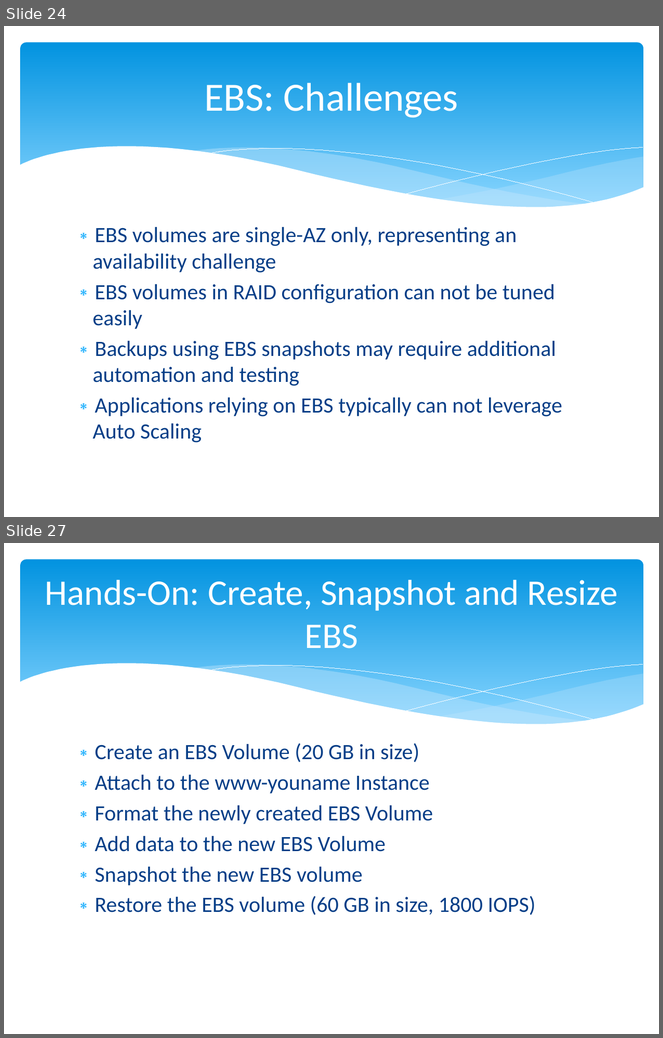
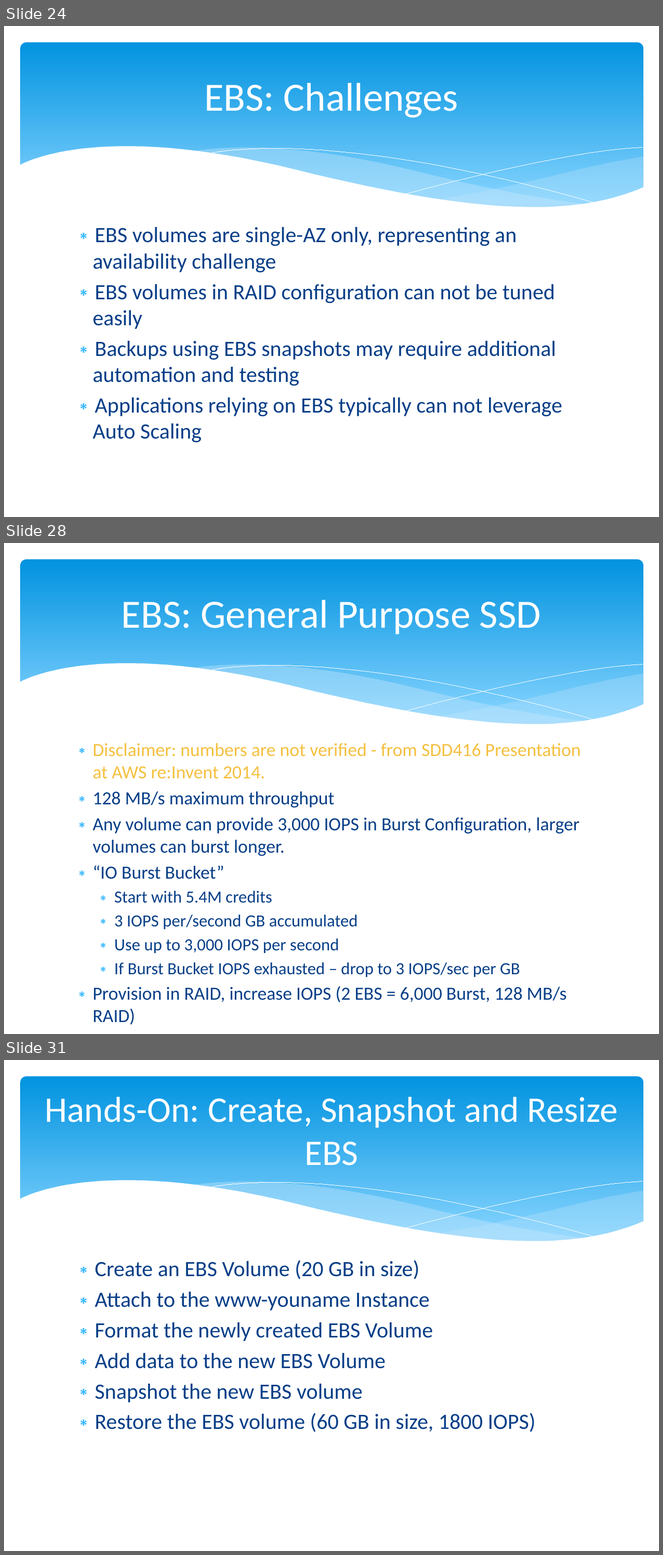
Before and after one commit to cloudavail/awstraining, a slide deck: aws-ec2/aws-ec2.pptx. Shown one above the other, each under a label of ours: slides 24 and 27 before the commit, slides 24, 28 and 31 after it; the slides between them are not shown. The pictures are 663x1038 and 663x1555 pixels, drawn with LibreOffice and Linux fonts; fonts in the diff are those of the drawing. Boxes give left, top, right and bottom in pixels: in the first picture for what was removed or moved away, otherwise in the second. Text is boxed around its words. In the diff, an @@ line names an element or a change of style, - is before the commit and + after.

```diff
--- a/aws-ec2/aws-ec2.pptx
+++ b/aws-ec2/aws-ec2.pptx
@@ slide 28 added at (4, 543, 659, 1034), background #FFFFFF; not listed: 6 template elements that a slide beside it also shows @@
@@ title added at (122, 600, 541, 635), 44 pt, text #FFFFFF @@
+EBS: General Purpose SSD
@@ text added at (93, 743, 581, 1025), 20.4 pt, text #073E87 @@
+∗ Disclaimer: numbers are not verified - from SDD416 Presentation at AWS re:Invent 2014.
+∗ 128 MB/s maximum throughput
+∗ Any volume can provide 3,000 IOPS in Burst Configuration, larger volumes can burst longer.
+∗ “IO Burst Bucket”
+  ∗ Start with 5.4M credits
+  ∗ 3 IOPS per/second GB accumulated
+  ∗ Use up to 3,000 IOPS per second
+  ∗ If Burst Bucket IOPS exhausted – drop to 3 IOPS/sec per GB
+∗ Provision in RAID, increase IOPS (2 EBS = 6,000 Burst, 128 MB/s RAID)
@@ what was slide 27 is now slide 31 @@
```
Also in this commit, not shown: 2 slides changed, 4 other slides added, 1 slide removed.
